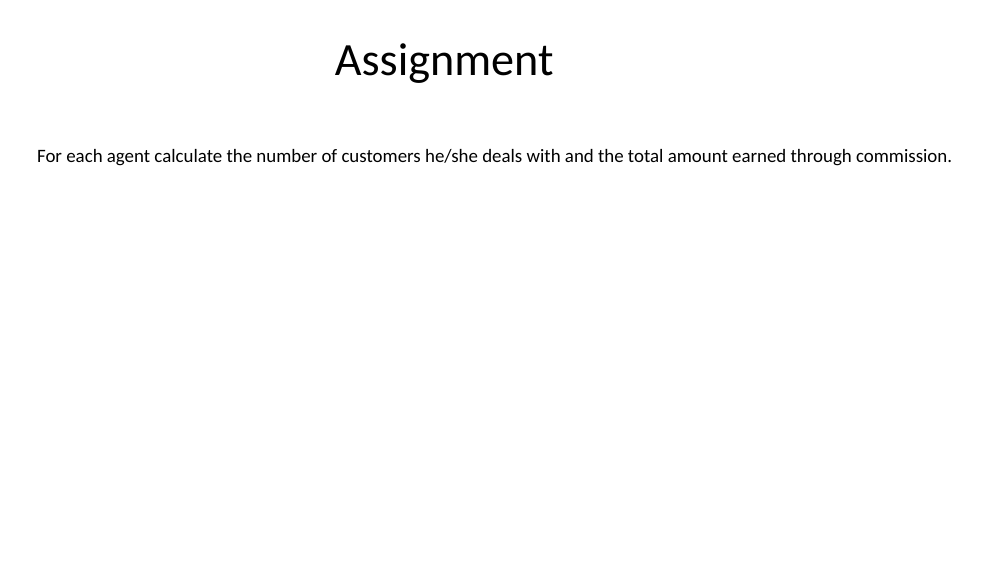
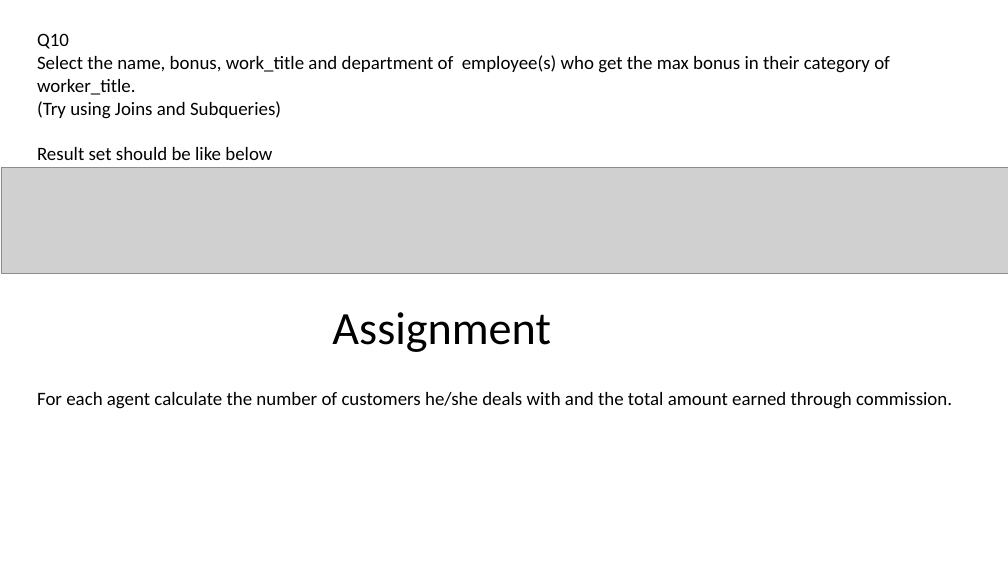
Before and after one commit to vvthakral/data-science-bootcamp, a slide deck: slide 31 of week-2-sql/sql.pptx (slide 32 before the commit). Drawn at 1008x567 pixels with LibreOffice and Linux fonts; fonts in the diff are those of the drawing; grey boxes stand for pictures. Boxes give left, top, right and bottom in pixels: in the first picture for what was removed or moved away, otherwise in the second. Text is boxed around its words. In the diff, an @@ line names an element or a change of style, - is before the commit and + after.

```diff
--- a/week-2-sql/sql.pptx
+++ b/week-2-sql/sql.pptx
@@ text added at (37, 33, 890, 160), 18 pt, text #000000 @@
+Q10
+Select the name, bonus, work_title and department of employee(s) who get the max bonus in their category of worker_title.
+(Try using Joins and Subqueries)
+Result set should be like below
@@ picture added at (1, 167, 1008, 273) @@
@@ title "Assignment": place and size @@
-title "Assignment" at (335, 43, 553, 83)
+title "Assignment" at (332, 312, 550, 352)
@@ text "For each agent calculate the ...": place and size @@
-text "For each agent calculate the ..." at (37, 149, 952, 166)
+text "For each agent calculate the ..." at (37, 392, 952, 409)
```
Also in this commit, not shown: 10 other slides changed, 1 slide removed.
